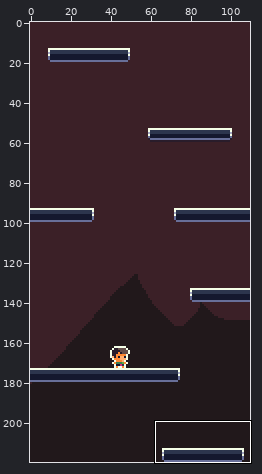
Pixel-art file: ASEPRITE/base.aseprite. The first picture is a wide view before the edit; the outline marks the close-up.
Close-up. Before the commit:
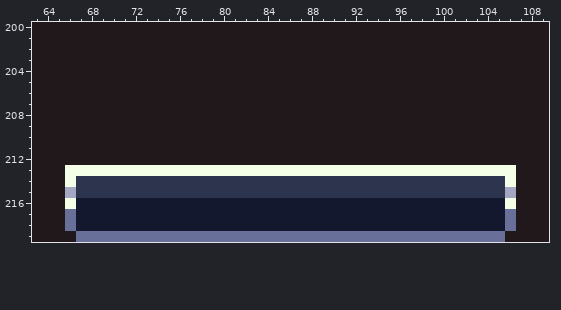
110x220 pixels, 1 frame. Colours within 5 levels of each other are drawn and written as one. Shown: x 63..109, y 200..219. The commit also changed other parts of the picture, which this record leaves out.
And afterwards:
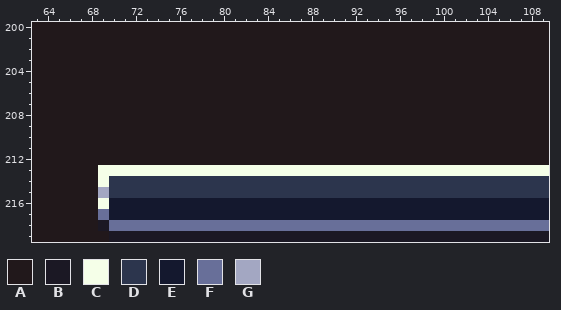
Palette (. is transparent): A #21181b  B #1b1824  C #f5ffe8  D #2c354d  E #14182e  F #686f99  G #a3a7c2
Diff:
Layer "Слой 1":
y 213: x 66..68 CCC -> AAA; x 107..109 AAA -> CCC
y 214: x 66..69 CDDD -> AAAC; x 106..109 CAAA -> DDDD
y 215: x 66..69 GDDD -> AAAG; x 106..109 GAAA -> DDDD
y 216: x 66..69 CEEE -> AAAC; x 106..109 CAAA -> EEEE
y 217: x 66..69 FEEE -> AAAF; x 106..109 FAAA -> EEEE
y 218: x 66..105 FEEEEEEEEEEEEEEEEEEEEEEEEEEEEEEEEEEEEEEE -> AAABFFFFFFFFFFFFFFFFFFFFFFFFFFFFFFFFFFFF; x 107..109 AAA -> FFF
y 219: x 67..109 FFFFFFFFFFFFFFFFFFFFFFFFFFFFFFFFFFFFFFFAAAA -> AAABBBBBBBBBBBBBBBBBBBBBBBBBBBBBBBBBBBBBBBB
Pixel boxes of the changes (left, top, right, bottom) in both close-ups:
changed: (65, 165, 549, 242)
